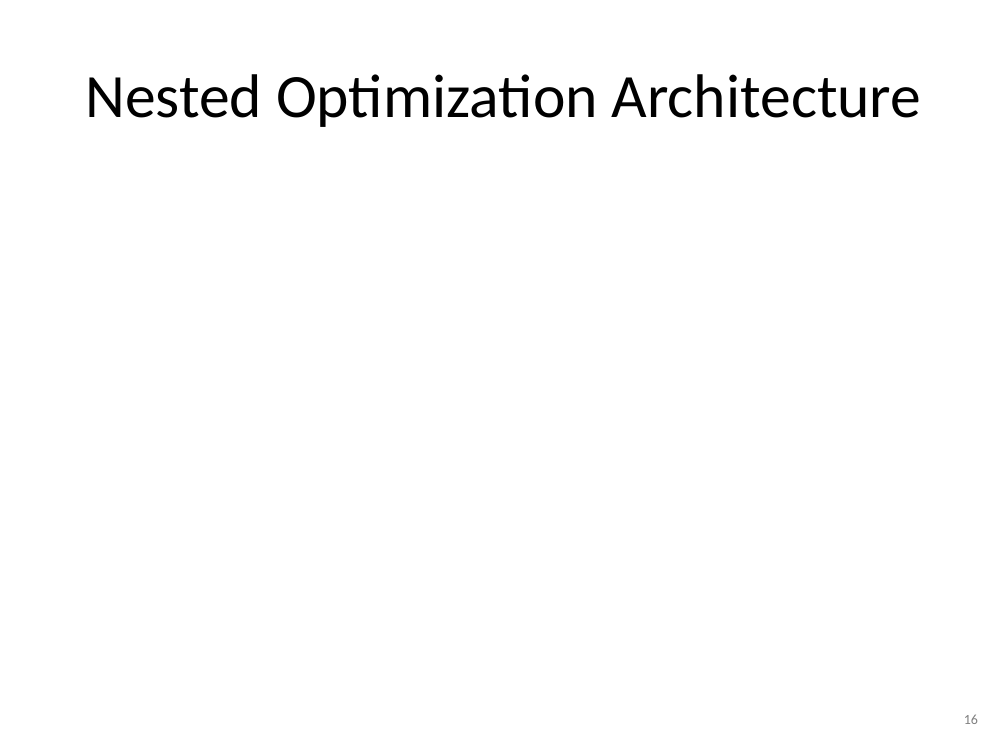
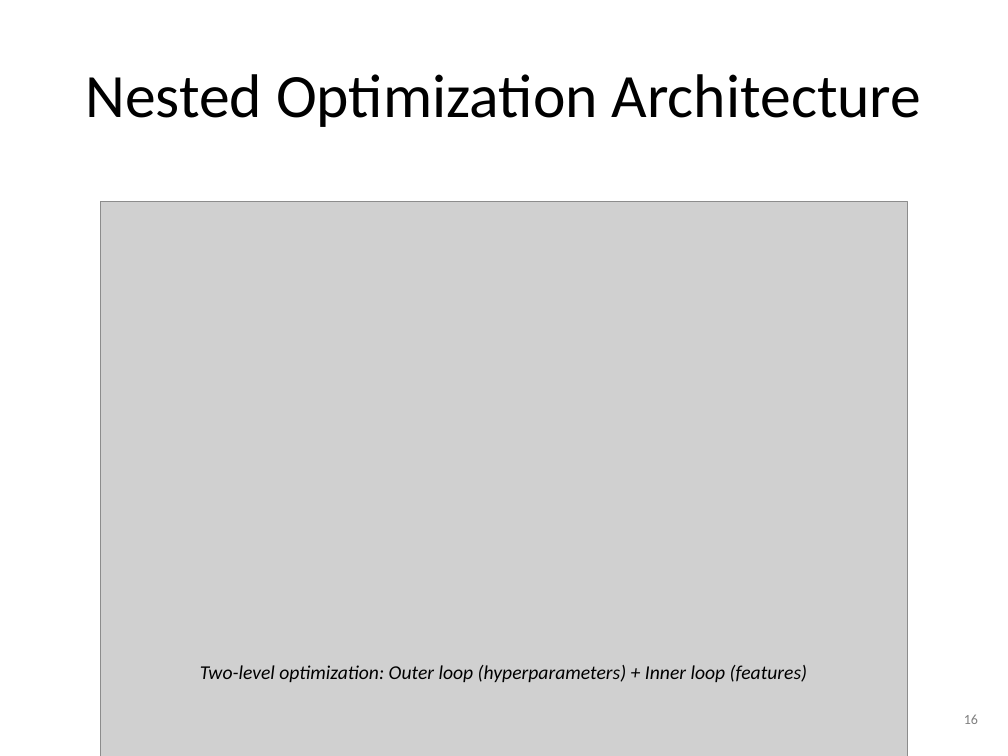
Before and after one commit to amine-dubs/dio-optimization, a slide deck: slide 16 of Presentation/DIO_Research_Presentation_v2.pptx. Drawn at 1008x756 pixels with LibreOffice and Linux fonts; fonts in the diff are those of the drawing; grey boxes stand for pictures. Boxes give left, top, right and bottom in pixels: in the first picture for what was removed or moved away, otherwise in the second. Text is boxed around its words. In the diff, an @@ line names an element or a change of style, - is before the commit and + after.

```diff
--- a/Presentation/DIO_Research_Presentation_v2.pptx
+++ b/Presentation/DIO_Research_Presentation_v2.pptx
@@ picture added at <box>101,202,907,756</box> @@
@@ text added at <box>200,665,807,682</box>, 14 pt, text #000000, italic @@
+Two-level optimization: Outer loop (hyperparameters) + Inner loop (features)
```
Also in this commit, not shown: 16 other slides changed, 3 slides added, 1 slide removed, 24 other files.
